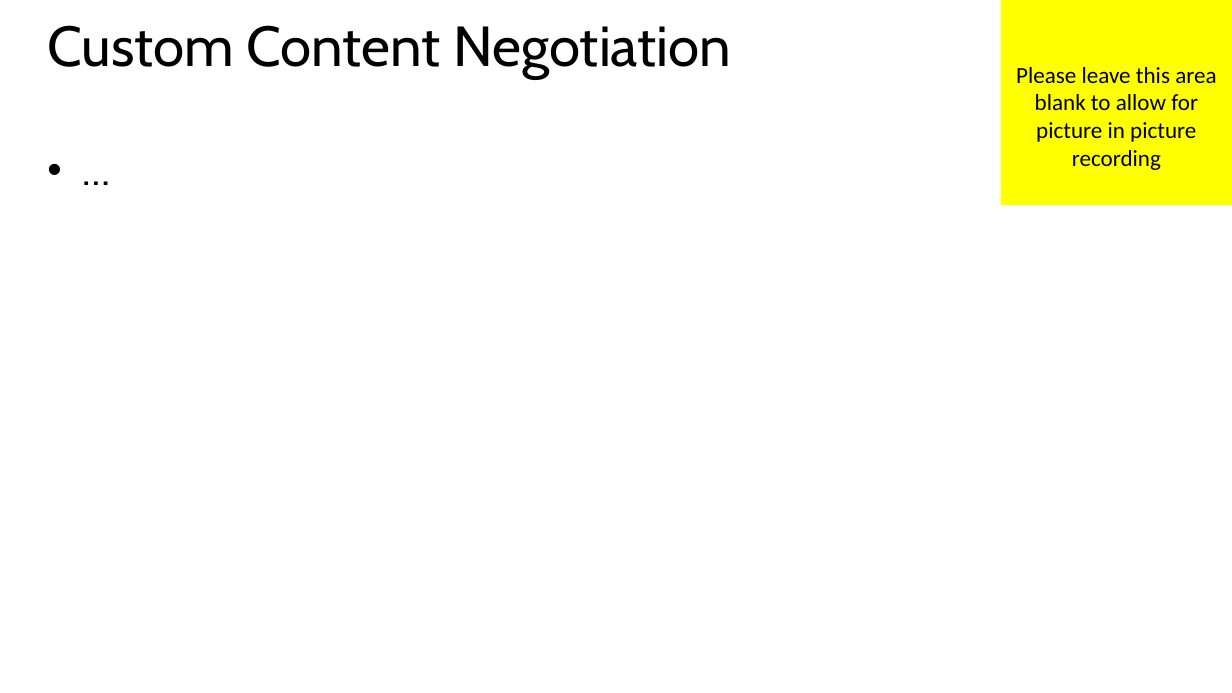
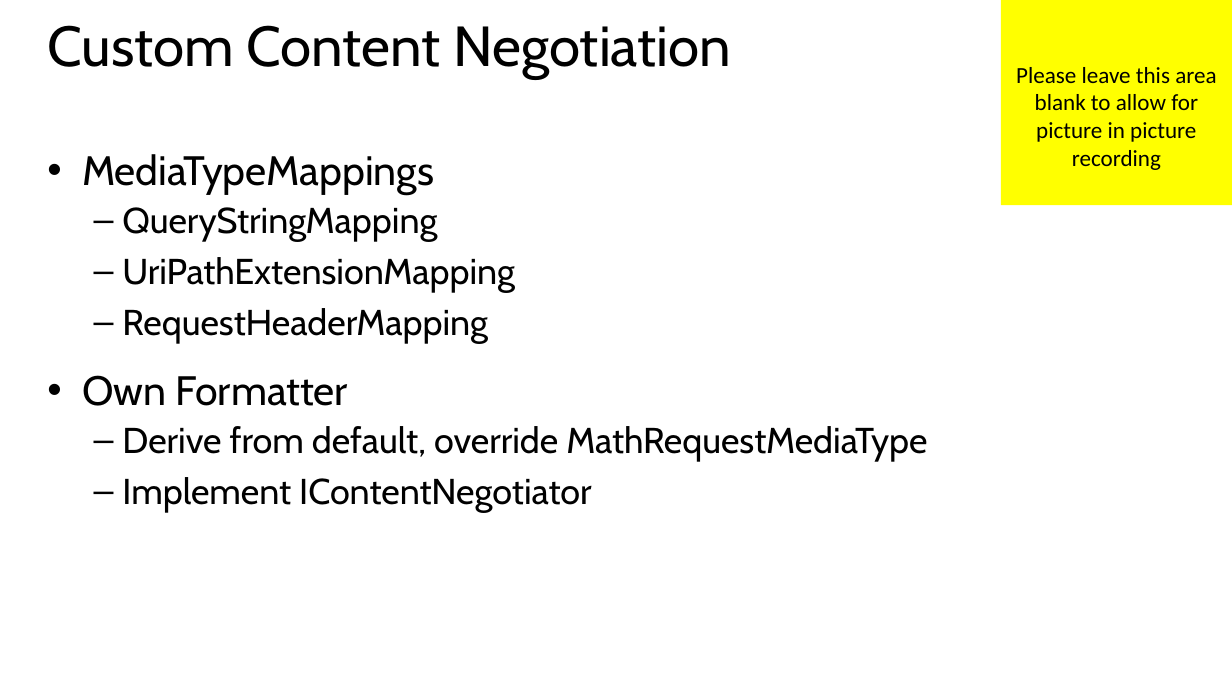
Before and after one commit to HydAu/GeekTrainer_WebAPI, a slide deck: slide 11 of Slides/Module 3 - Web API Configuration.pptx (slide 9 before the commit). Drawn at 1232x693 pixels with LibreOffice and Linux fonts; fonts in the diff are those of the drawing. Boxes give left, top, right and bottom in pixels: in the first picture for what was removed or moved away, otherwise in the second. Text is boxed around its words. In the diff, an @@ line names an element or a change of style, - is before the commit and + after.

```diff
--- a/Slides/Module 3 - Web API Configuration.pptx
+++ b/Slides/Module 3 - Web API Configuration.pptx
@@ text at (82, 154, 927, 513): text changed; size 32 to 28 pt @@
-• …
+• MediaTypeMappings
+  – QueryStringMapping
+  – UriPathExtensionMapping
+  – RequestHeaderMapping
+• Own Formatter
+  – Derive from default, override MathRequestMediaType
+  – Implement IContentNegotiator
```
Also in this commit, not shown: 2 other slides changed, 2 slides added, 13 other files.
